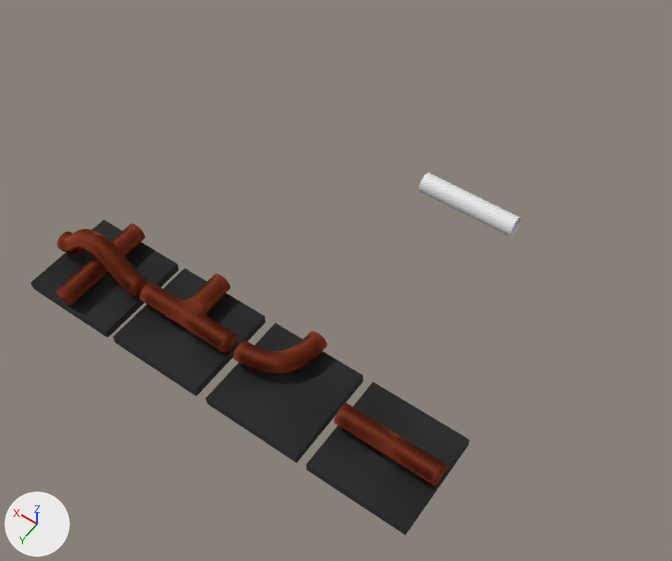
Renders of the Blender file Frontend/3D Source Files/lost_in_space/electric_components.blend from each side of a commit.
Before and after are seen from a 50 mm camera at (-7.12, 6.59, 14.44) aimed at (-1.27, -1.59, 1.58). The axes (+X, +Y, +Z) are drawn at lower left. The lights are the same throughout. The same objects are shown in both versions, whatever each file hides.

Objects in the first picture: 'BezierCurve.000', 'BezierCurve.001', 'BezierCurve.002', 'BezierCurve.003', 'straight'.
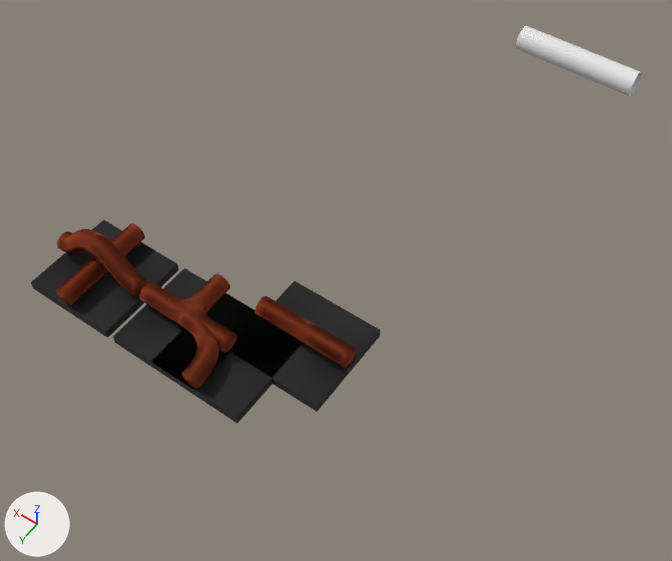
Where the newer file only moved an object's origin or applied its transform, the numbers keep the older frame.

Boxes [x1, y1, x2, y2] around the edits, measured in the pictures (672 x 561 px):
'straight', moved
    before: [306, 382, 470, 535]
    after: [229, 281, 380, 412]
'BezierCurve.000', mesh turned
    before: [206, 323, 363, 463]
    after: [151, 293, 300, 424]
'BezierCurve.001', moved
    before: [419, 173, 521, 237]
    after: [516, 26, 642, 96]

What the commit changed:
me_cubeziercurve_000 has 220 vertices, 204 faces and spans x -1.0..1.0, y -1.0..1.0, z -1.01..-0.31.
me_cubeziercurve_000 is used by ob_beziercurve_000; location (-1.3, 0.0, 1.0); rotation (0.0, 0.0, -1.571), in degrees (0, 0, -90).
me_cubeziercurve_000 part 1: the whole mesh is turned 90 degrees about the z axis through its middle, then moved by (0.0, 1.3, 0.01).
me_cubeziercurve has 220 vertices, 204 faces and spans x -1.0..1.0, y -1.0..1.0, z -0.72..-0.02.
me_cubeziercurve is used by ob_straight; location (-3.51, 0.0, 0.7).
me_cubeziercurve part 2: the whole mesh is moved by (0.0, 0.0, 0.72).
Object 'BezierCurve.001' (ob_beziercurve_001) moves from (-2.16, -4.69, 1.6) to (-3.3, -5.37, 5.09).
Object 'straight' (ob_straight) moves from (-3.51, 0.0, 0.7) to (-0.99, -1.0, 0.0).
